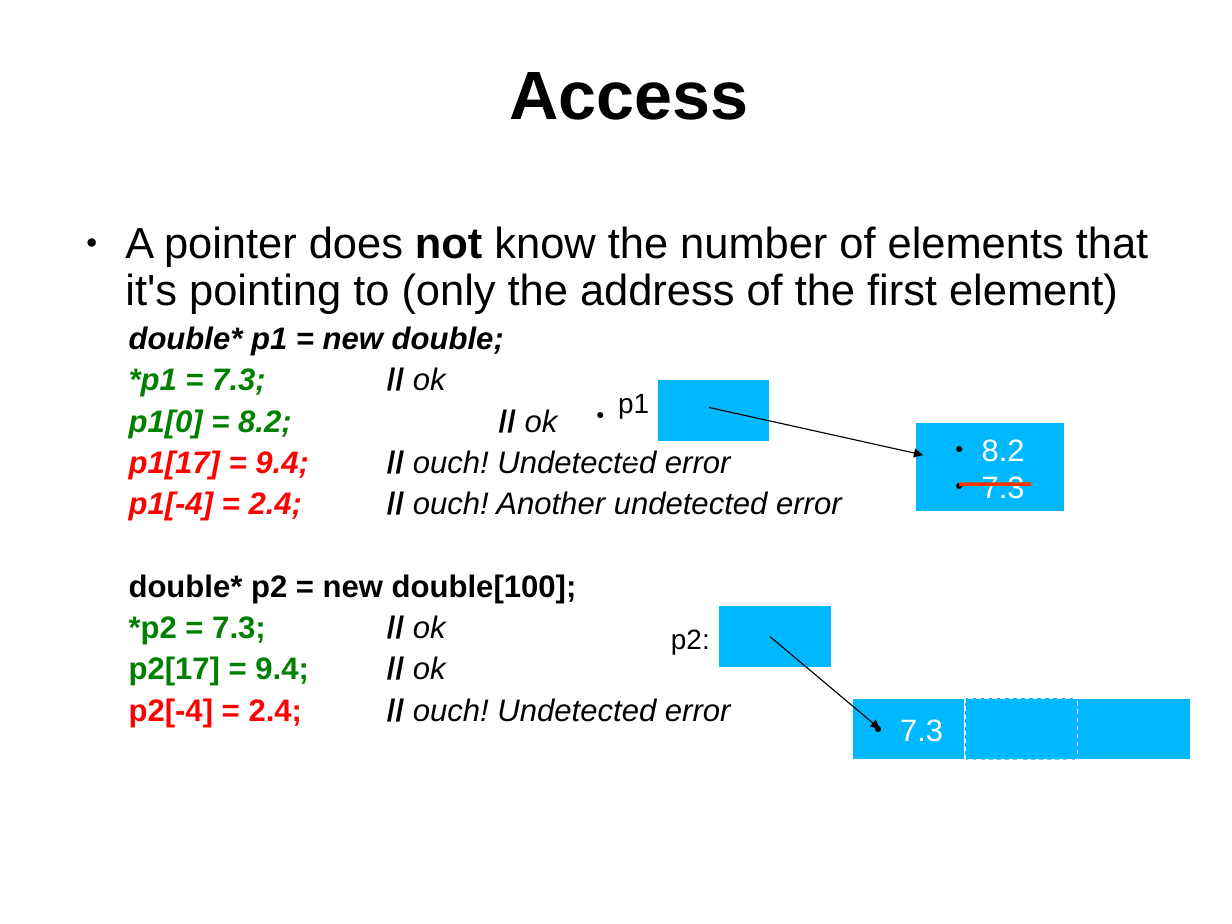
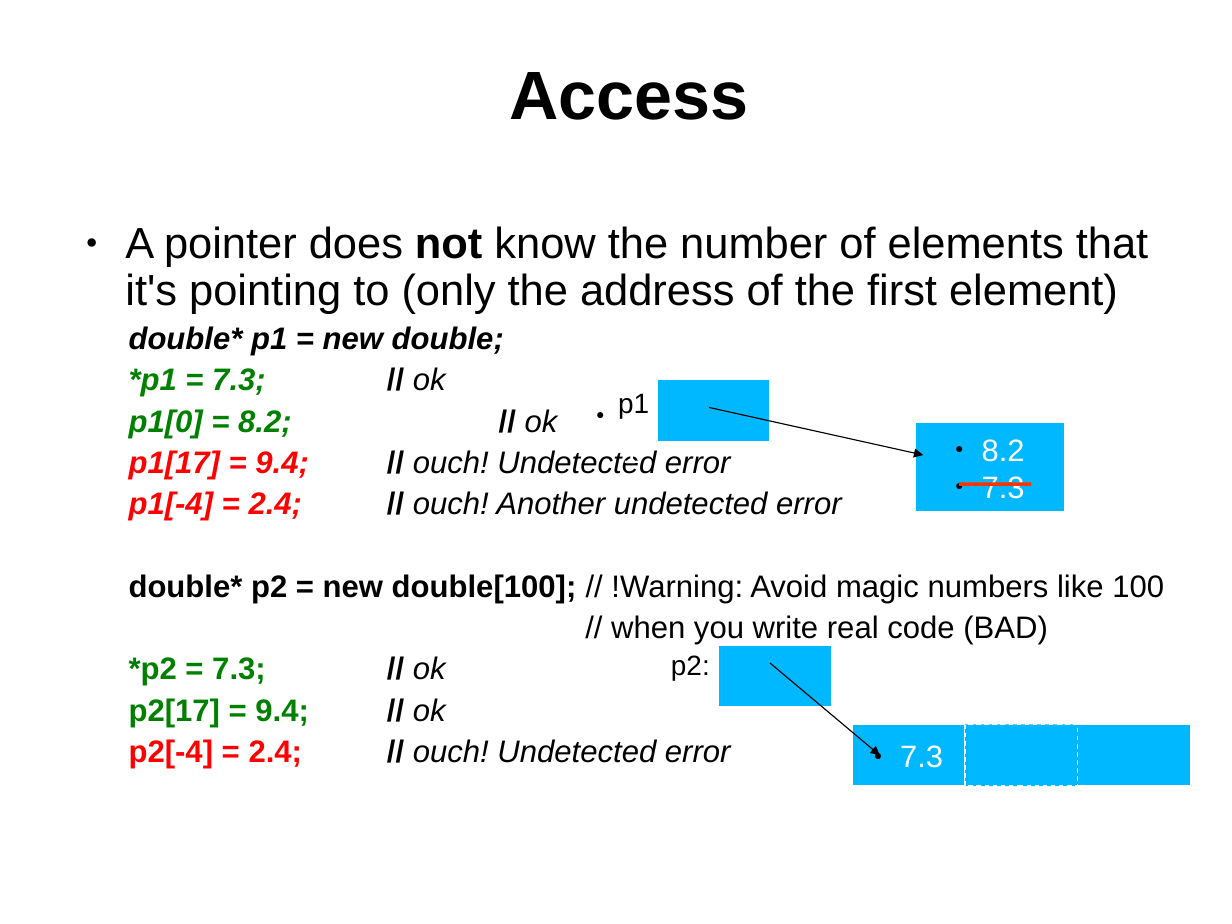
Before and after one commit to kks32/cpp-software-development, a slide deck: slide 6 of Ex6_Pointers_I/Ex6_Pointers-I.odp. Drawn at 1232x924 pixels with LibreOffice and Linux fonts; fonts in the diff are those of the drawing. Boxes give left, top, right and bottom in pixels: in the first picture for what was removed or moved away, otherwise in the second. Text is boxed around its words. In the diff, an @@ line names an element or a change of style, - is before the commit and + after.

```diff
--- a/Ex6_Pointers_I/Ex6_Pointers-I.odp
+++ b/Ex6_Pointers_I/Ex6_Pointers-I.odp
@@ text at (x1=129, y1=574, x2=1164, y2=644): text changed; bold off @@
-  double* p2 = new double[100];
+  double* p2 = new double[100]; // !Warning: Avoid magic numbers like 100
+  // when you write real code (BAD)
@@ rectangle moved from (x1=719, y1=606, x2=832, y2=667) to (x1=719, y1=645, x2=832, y2=707) @@
@@ 3 rectangles, 1 text, 1 arrow moved together from (x1=671, y1=629, x2=1192, y2=760) to (x1=671, y1=655, x2=1192, y2=786) @@
```
Also in this commit, not shown: 3 other slides changed, 1 other file.
